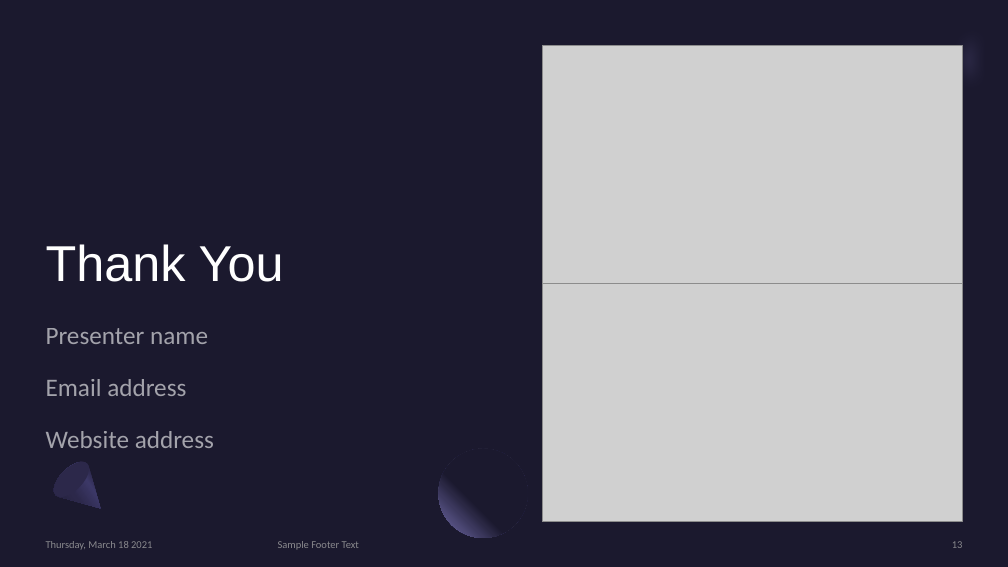
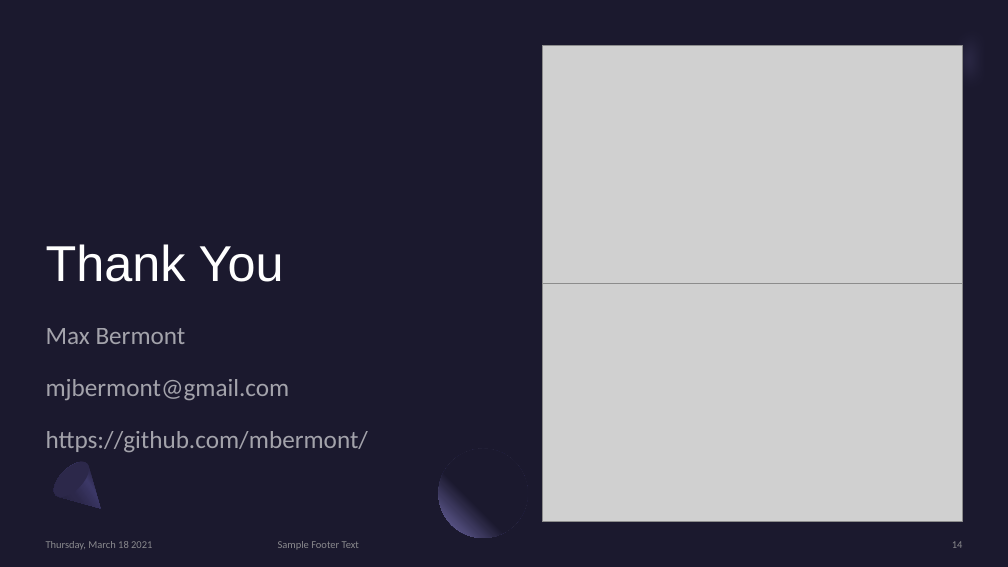
Before and after one commit to mbermont/Spotify_Project, a slide deck: slide 14 of docs/Utilizing Neural Networks To Categorize Songs.pptm (slide 13 before the commit). Drawn at 1008x567 pixels with LibreOffice and Linux fonts; fonts in the diff are those of the drawing; grey boxes stand for pictures. Boxes give left, top, right and bottom in pixels: in the first picture for what was removed or moved away, otherwise in the second. Text is boxed around its words. In the diff, an @@ line names an element or a change of style, - is before the commit and + after.

```diff
--- a/docs/Utilizing Neural Networks To Categorize Songs.pptm
+++ b/docs/Utilizing Neural Networks To Categorize Songs.pptm
@@ subtitle at (46,328,369,453): text changed @@
-Presenter name
-Email address
-Website address
+Max Bermont
+mjbermont@gmail.com
+https://github.com/mbermont/
@@ page number at (952,541,963,548): text changed @@
-13
+14
```
Also in this commit, not shown: 3 other slides changed, 1 slide added, 16 other files.
